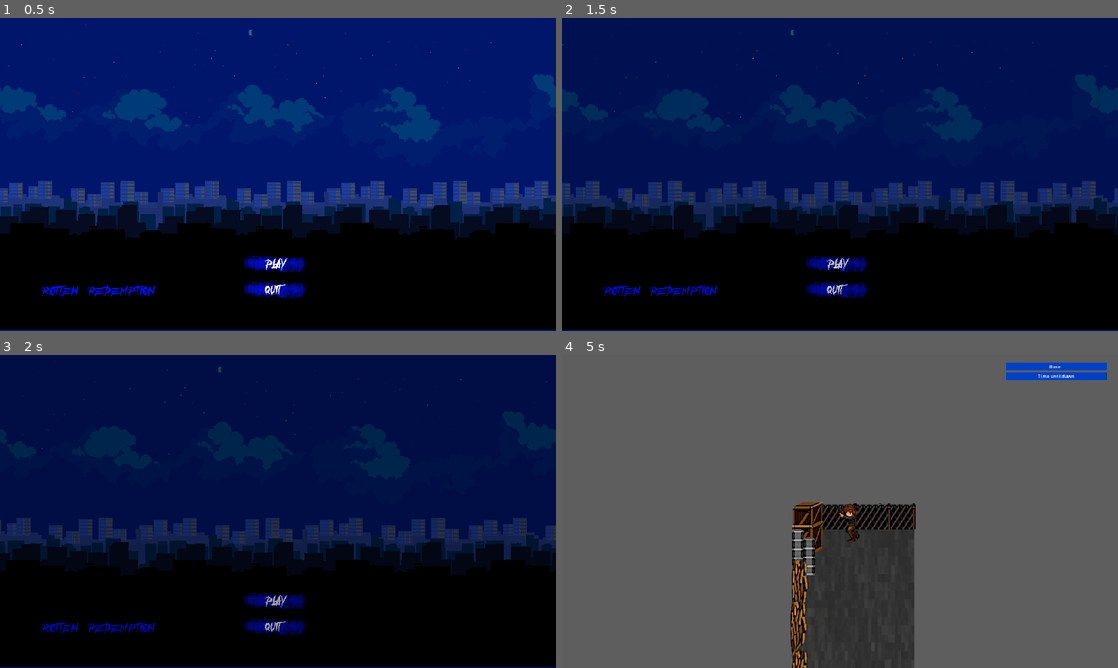
Above: before the commit, frames 1-4 (two rows, left to right).
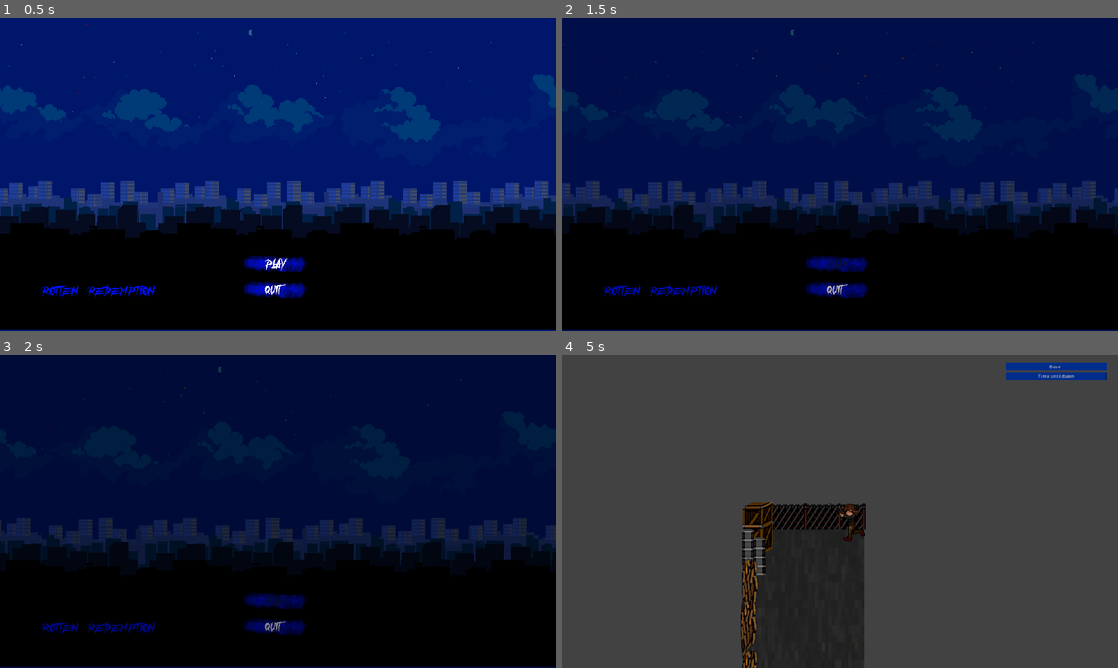
Above: after the commit, the same moments.

Repository: SysForgeStudio/rotten-redemption
Game: Godot game, scene res://Menu/main_menu.tscn
The game is run twice, just before and just after one commit, with the same random seed, the same clock (stepped at 60 frames per second) and the same inputs.
Inputs (mouse positions are in pixels of both pictures, inside the frame that each line leads up to):
- Up to frame 1 (0.5 s): no input
- Up to frame 2 (1.5 s): click (840, 265) at 0.5 s; click (840, 265) at 1.25 s
- Up to frame 3 (2 s): no input
- Up to frame 4 (5 s): move the mouse to (962, 495) at 2.02 s; hold D (move_right) 2.03-2.78 s; click (962, 495) at 2.1 s; move the mouse to (728, 527) at 2.77 s; hold S (move_down) 2.78-3.53 s; click (728, 527) at 2.85 s; move the mouse to (895, 442) at 3.52 s; hold D (move_right) 3.53-4.28 s; click (895, 442) at 3.6 s; move the mouse to (812, 574) at 4.27 s; hold W (move_up) from 4.28 s (still down); click (812, 574) at 4.35 s

Frame 1 is identical in both runs. In frame 2, less than 0.1% of the frame differs, in the area x 47-52%, y 76-81%; in frame 3, 0.3%; in frame 4, 91%, in the area x 0-100%, y 0-100%.

Commit message:
Scene change fade in/out

Diff:
--- a/Menu/main_menu.gd
+++ b/Menu/main_menu.gd
@@ -1,9 +1,10 @@
 extends Node2D
+
+var next_scene
 
 func _on_play_button_pressed():
 	_screen_blackout()
-	await get_tree().create_timer(4.0).timeout
-	get_tree().change_scene_to_file("res://World/world.tscn")
+	_change_scene()
 
 func _on_quit_button_pressed():
 	get_tree().quit()
@@ -13,3 +14,9 @@
 	var screen = get_node("CanvasLayer/NextScene")
 	screen.visible = true
 	color_tween.tween_property(screen, "modulate",Color.BLACK,4)
+
+func _change_scene():
+	get_node("AnimationPlayer").play("fade")
+
+func _on_animation_player_animation_finished(fade):
+	get_tree().change_scene_to_file("res://World/world.tscn")
--- a/Menu/main_menu.tscn
+++ b/Menu/main_menu.tscn
@@ -13,6 +13,43 @@
 [ext_resource type="Texture2D" uid="uid://bnjnnjnedwsdv" path="res://Menu/play_hover.png" id="10_7ah47"]
 [ext_resource type="Texture2D" uid="uid://dgcit577vycj5" path="res://Menu/quit_normal.png" id="11_8kyf0"]
 [ext_resource type="Texture2D" uid="uid://bwh3ftc34g012" path="res://Menu/quit_hover.png" id="12_3n4j0"]
+
+[sub_resource type="Animation" id="Animation_0cj47"]
+resource_name = "fade"
+length = 3.0
+tracks/0/type = "value"
+tracks/0/imported = false
+tracks/0/enabled = true
+tracks/0/path = NodePath("CanvasLayer/NextScene:color")
+tracks/0/interp = 1
+tracks/0/loop_wrap = true
+tracks/0/keys = {
+"times": PackedFloat32Array(0, 3),
+"transitions": PackedFloat32Array(1, 1),
+"update": 0,
+"values": [Color(0, 0, 0, 0), Color(0, 0, 0, 1)]
+}
+
+[sub_resource type="Animation" id="Animation_aw863"]
+length = 0.001
+tracks/0/type = "value"
+tracks/0/imported = false
+tracks/0/enabled = true
+tracks/0/path = NodePath("CanvasLayer/NextScene:color")
+tracks/0/interp = 1
+tracks/0/loop_wrap = true
+tracks/0/keys = {
+"times": PackedFloat32Array(0),
+"transitions": PackedFloat32Array(1),
+"update": 0,
+"values": [Color(0, 0, 0, 0)]
+}
+
+[sub_resource type="AnimationLibrary" id="AnimationLibrary_3m8kc"]
+_data = {
+"RESET": SubResource("Animation_aw863"),
+"fade": SubResource("Animation_0cj47")
+}
 
 [node name="MainMenu" type="Node2D"]
 script = ExtResource("1_6hlw5")
@@ -142,11 +179,16 @@
 texture_hover = ExtResource("12_3n4j0")
 
 [node name="NextScene" type="ColorRect" parent="CanvasLayer"]
-visible = false
-modulate = Color(1, 1, 1, 0)
 offset_right = 2299.0
 offset_bottom = 1089.0
-color = Color(0, 0, 0, 1)
+mouse_filter = 2
+color = Color(0, 0, 0, 0)
+
+[node name="AnimationPlayer" type="AnimationPlayer" parent="."]
+libraries = {
+"": SubResource("AnimationLibrary_3m8kc")
+}
 
 [connection signal="pressed" from="CanvasLayer/PlayButton" to="." method="_on_play_button_pressed"]
 [connection signal="pressed" from="CanvasLayer/QuitButton" to="." method="_on_quit_button_pressed"]
+[connection signal="animation_finished" from="AnimationPlayer" to="." method="_on_animation_player_animation_finished"]
--- a/Player/shooting_range.gd
+++ b/Player/shooting_range.gd
@@ -2,6 +2,3 @@
 
 func _physics_process(delta):
 	var enemies_in_sight = get_overlapping_bodies()
-	if enemies_in_sight.size() > 0:
-		var target = enemies_in_sight.front()
-		var zombie_found = true
--- a/World/world.gd
+++ b/World/world.gd
@@ -3,6 +3,8 @@
 var spawn_time
 
 func _physics_process(delta):
+	_game_start_fade()
+
 	get_node("CanvasLayer/BaseHealth").value = Game.base_health
 	get_node("CanvasLayer/NightTimer").value = get_node("WinTimer").time_left
 
@@ -10,8 +12,7 @@
 	get_node("WorldTimer").wait_time = spawn_time
 
 	if(get_node("Mobs").get_children().size() == 0) and Game.game_over == true:
-		_screen_blackout()
-		print("Game Over")
+		_change_scene_to_main_menu()
 
 func _spawn_mob():
 	var new_mob = preload("res://Mobs/mob.tscn").instantiate()
@@ -32,12 +33,17 @@
 func _on_base_base_health_depleted():
 	_apply_movement_on_children(get_node("Mobs"))
 	Game.game_over = true
-	_screen_blackout()
+	_change_scene_to_main_menu()
 
 func _on_win_timer_timeout():
 	Game.game_over = true
 
-func _screen_blackout():
-	var color_tween = get_tree().create_tween()
-	var screen = get_node("CanvasLayer/GameOver")
-	color_tween.tween_property(screen, "modulate",Color.BLACK,4)
+func _game_start_fade():
+	get_node("AnimationPlayerFadeIn").play("fade_in")
+
+func _change_scene_to_main_menu():
+	get_node("AnimationPlayerFadeOut").play("fade_out")
+
+func _on_animation_player_fade_out_animation_finished(fade_out):
+	get_tree().change_scene_to_file("res://Menu/main_menu.tscn")
+	print("New scene")
--- a/World/world.tscn
+++ b/World/world.tscn
@@ -6,62 +6,96 @@
 [ext_resource type="PackedScene" uid="uid://qui5exiishrc" path="res://Player/player.tscn" id="2_7rait"]
 [ext_resource type="PackedScene" uid="uid://c4kjxcwaitwcu" path="res://World/wall.tscn" id="3_gev3e"]
 
+[sub_resource type="StyleBoxFlat" id="StyleBoxFlat_032p2"]
+bg_color = Color(0, 0.196078, 0.427451, 1)
+
+[sub_resource type="StyleBoxFlat" id="StyleBoxFlat_tld4h"]
+bg_color = Color(0, 0.25098, 0.784314, 1)
+
 [sub_resource type="Curve2D" id="Curve2D_tqtxj"]
 _data = {
 "points": PackedVector2Array(0, 0, 0, 0, 132, 257, 0, 0, 0, 0, 336, 257, 0, 0, 0, 0, 334, 919, 0, 0, 0, 0, 135, 904, 0, 0, 0, 0, 132, 257)
 }
 point_count = 5
 
-[sub_resource type="StyleBoxFlat" id="StyleBoxFlat_032p2"]
-bg_color = Color(0, 0.196078, 0.427451, 1)
-
-[sub_resource type="StyleBoxFlat" id="StyleBoxFlat_tld4h"]
-bg_color = Color(0, 0.25098, 0.784314, 1)
+[sub_resource type="Animation" id="Animation_jv7t3"]
+length = 0.001
+tracks/0/type = "value"
+tracks/0/imported = false
+tracks/0/enabled = true
+tracks/0/path = NodePath("StartGame:color")
+tracks/0/interp = 1
+tracks/0/loop_wrap = true
+tracks/0/keys = {
+"times": PackedFloat32Array(0),
+"transitions": PackedFloat32Array(1),
+"update": 0,
+"values": [Color(0, 0, 0, 1)]
+}
+
+[sub_resource type="Animation" id="Animation_o1o7i"]
+resource_name = "fade_in"
+length = 2.0
+loop_mode = 2
+tracks/0/type = "value"
+tracks/0/imported = false
+tracks/0/enabled = true
+tracks/0/path = NodePath("StartGame:color")
+tracks/0/interp = 1
+tracks/0/loop_wrap = true
+tracks/0/keys = {
+"times": PackedFloat32Array(0, 2),
+"transitions": PackedFloat32Array(1, 1),
+"update": 0,
+"values": [Color(0, 0, 0, 1), Color(0, 0, 0, 0)]
+}
+
+[sub_resource type="AnimationLibrary" id="AnimationLibrary_4xsos"]
+_data = {
+"RESET": SubResource("Animation_jv7t3"),
+"fade_in": SubResource("Animation_o1o7i")
+}
+
+[sub_resource type="Animation" id="Animation_a8ewr"]
+resource_name = "fade_out"
+length = 4.0
+tracks/0/type = "value"
+tracks/0/imported = false
+tracks/0/enabled = true
+tracks/0/path = NodePath("CanvasLayer/GameOver:color")
+tracks/0/interp = 1
+tracks/0/loop_wrap = true
+tracks/0/keys = {
+"times": PackedFloat32Array(0, 4),
+"transitions": PackedFloat32Array(1, 1),
+"update": 0,
+"values": [Color(0, 0, 0, 0), Color(0, 0, 0, 1)]
+}
+
+[sub_resource type="Animation" id="Animation_4sbvv"]
+length = 0.001
+tracks/0/type = "value"
+tracks/0/imported = false
+tracks/0/enabled = true
+tracks/0/path = NodePath("CanvasLayer/GameOver:color")
+tracks/0/interp = 1
+tracks/0/loop_wrap = true
+tracks/0/keys = {
+"times": PackedFloat32Array(0),
+"transitions": PackedFloat32Array(1),
+"update": 0,
+"values": [Color(0, 0, 0, 0)]
+}
+
+[sub_resource type="AnimationLibrary" id="AnimationLibrary_vo0sj"]
+_data = {
+"RESET": SubResource("Animation_4sbvv"),
+"fade_out": SubResource("Animation_a8ewr")
+}
 
 [node name="World" type="Node2D"]
 script = ExtResource("1_3q8xy")
 metadata/_edit_horizontal_guides_ = [257.0]
-
-[node name="Background" parent="." instance=ExtResource("1_u8ywu")]
-
-[node name="Base" parent="." instance=ExtResource("2_0s4u6")]
-position = Vector2(1551, 280)
-scale = Vector2(1.2, 1.76)
-
-[node name="Player" parent="." instance=ExtResource("2_7rait")]
-position = Vector2(1683, 519)
-
-[node name="Base Wall Invisible" parent="." instance=ExtResource("3_gev3e")]
-visible = false
-position = Vector2(1546, 255)
-scale = Vector2(0.44, 4.6)
-
-[node name="Base Wall Invisible4" parent="." instance=ExtResource("3_gev3e")]
-visible = false
-position = Vector2(1888, 262)
-scale = Vector2(0.44, 4.6)
-
-[node name="Base Wall Invisible2" parent="." instance=ExtResource("3_gev3e")]
-visible = false
-position = Vector2(1546, 255)
-scale = Vector2(10.551, 0.0641294)
-
-[node name="Base Wall Invisible3" parent="." instance=ExtResource("3_gev3e")]
-visible = false
-position = Vector2(1540, 1014)
-scale = Vector2(10.52, 0.0799999)
-
-[node name="Path2D" type="Path2D" parent="."]
-position = Vector2(83, 3)
-curve = SubResource("Curve2D_tqtxj")
-
-[node name="PathFollow2D" type="PathFollow2D" parent="Path2D"]
-position = Vector2(132, 257)
-
-[node name="WorldTimer" type="Timer" parent="."]
-autostart = true
-
-[node name="Mobs" type="Node" parent="."]
 
 [node name="CanvasLayer" type="CanvasLayer" parent="."]
 
@@ -116,16 +150,74 @@
 text = "Time until dawn"
 
 [node name="GameOver" type="ColorRect" parent="CanvasLayer"]
-modulate = Color(1, 1, 1, 0)
+offset_right = 1947.0
+offset_bottom = 1087.0
+scale = Vector2(1.28, 1)
+color = Color(0, 0, 0, 0)
+
+[node name="StartGame" type="ColorRect" parent="CanvasLayer"]
 offset_right = 1947.0
 offset_bottom = 1087.0
 color = Color(0, 0, 0, 1)
+
+[node name="Background" parent="." instance=ExtResource("1_u8ywu")]
+
+[node name="Base" parent="." instance=ExtResource("2_0s4u6")]
+position = Vector2(1551, 280)
+scale = Vector2(1.2, 1.76)
+
+[node name="Player" parent="." instance=ExtResource("2_7rait")]
+position = Vector2(1683, 519)
+
+[node name="Base Wall Invisible" parent="." instance=ExtResource("3_gev3e")]
+visible = false
+position = Vector2(1546, 255)
+scale = Vector2(0.44, 4.6)
+
+[node name="Base Wall Invisible4" parent="." instance=ExtResource("3_gev3e")]
+visible = false
+position = Vector2(1888, 262)
+scale = Vector2(0.44, 4.6)
+
+[node name="Base Wall Invisible2" parent="." instance=ExtResource("3_gev3e")]
+visible = false
+position = Vector2(1546, 255)
+scale = Vector2(10.551, 0.0641294)
+
+[node name="Base Wall Invisible3" parent="." instance=ExtResource("3_gev3e")]
+visible = false
+position = Vector2(1540, 1014)
+scale = Vector2(10.52, 0.0799999)
+
+[node name="Path2D" type="Path2D" parent="."]
+position = Vector2(83, 3)
+curve = SubResource("Curve2D_tqtxj")
+
+[node name="PathFollow2D" type="PathFollow2D" parent="Path2D"]
+position = Vector2(132, 257)
+
+[node name="WorldTimer" type="Timer" parent="."]
+autostart = true
+
+[node name="Mobs" type="Node" parent="."]
 
 [node name="WinTimer" type="Timer" parent="."]
 wait_time = 180.0
 one_shot = true
 autostart = true
 
+[node name="AnimationPlayerFadeIn" type="AnimationPlayer" parent="."]
+root_node = NodePath("../CanvasLayer")
+libraries = {
+"": SubResource("AnimationLibrary_4xsos")
+}
+
+[node name="AnimationPlayerFadeOut" type="AnimationPlayer" parent="."]
+libraries = {
+"": SubResource("AnimationLibrary_vo0sj")
+}
+
 [connection signal="base_health_depleted" from="Base" to="." method="_on_base_base_health_depleted"]
 [connection signal="timeout" from="WorldTimer" to="." method="_on_world_timer_timeout"]
 [connection signal="timeout" from="WinTimer" to="." method="_on_win_timer_timeout"]
+[connection signal="animation_finished" from="AnimationPlayerFadeOut" to="." method="_on_animation_player_fade_out_animation_finished"]
Not shown: 1 places in Menu/main_menu.tscn that only renumber resources
Not shown: 1 places in World/world.tscn that only renumber resources
